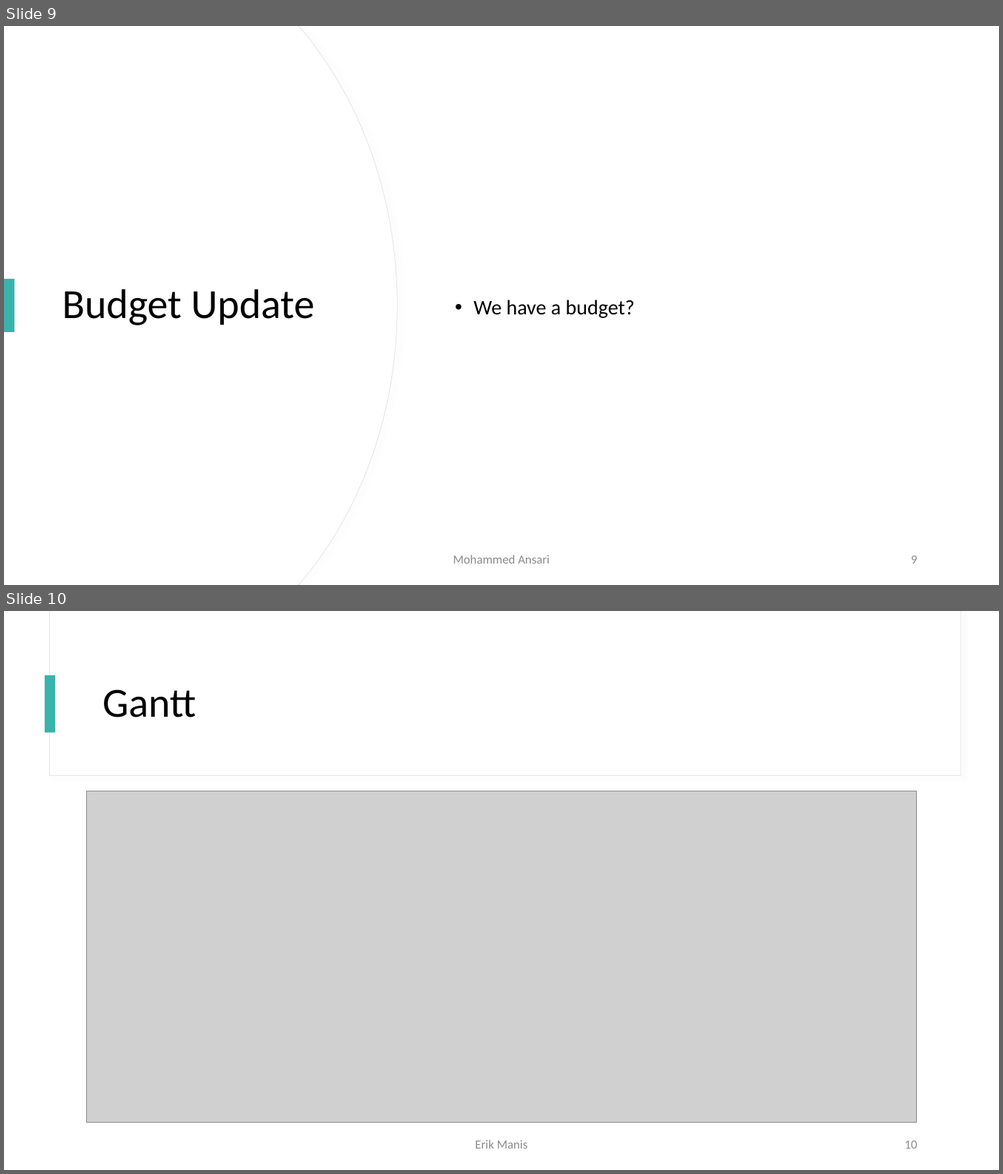
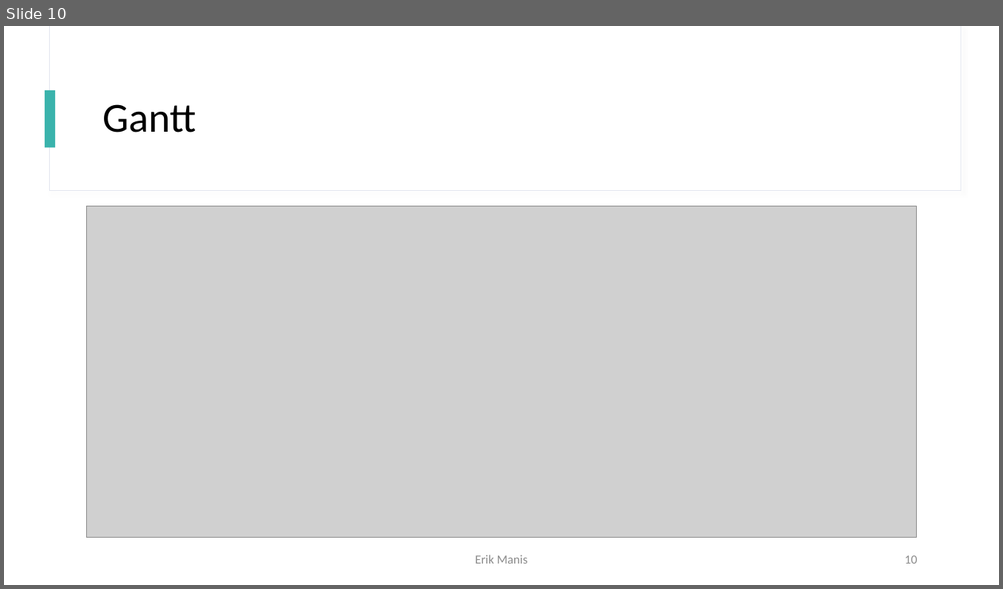
Before and after one commit to dirkt68/pl1-robotics, a slide deck: Presentations/Presentation Jan 26.pptx. Shown one above the other, each under a label of ours: slides 9 and 10 before the commit, slide 10 after it. The pictures are 1003x1174 and 1003x589 pixels, drawn with LibreOffice and Linux fonts; fonts in the diff are those of the drawing; grey boxes stand for pictures. Boxes give left, top, right and bottom in pixels: in the first picture for what was removed or moved away, otherwise in the second. Text is boxed around its words. In the diff, an @@ line names an element or a change of style, - is before the commit and + after.

```diff
--- a/Presentations/Presentation Jan 26.pptx
+++ b/Presentations/Presentation Jan 26.pptx
@@ slide 9 removed at [4,26,999,585], background #FFFFFF; not listed: 2 template elements that a slide beside it also shows @@
@@ rectangle removed at [4,26,999,585] @@
@@ freeform shape removed at [4,26,397,585] @@
@@ freeform shape removed at [4,26,396,585] @@
@@ rectangle removed at [4,279,14,332] @@
@@ title removed at [62,289,315,326] @@
-Budget Update
@@ text removed at [473,300,634,318] @@
-• We have a budget?
@@ text removed at [453,555,549,564] @@
-Mohammed Ansari
@@ page number removed at [910,556,916,564] @@
-9
```
Also in this commit, not shown: 6 slides changed, 8 slides added, 4 other slides removed.
